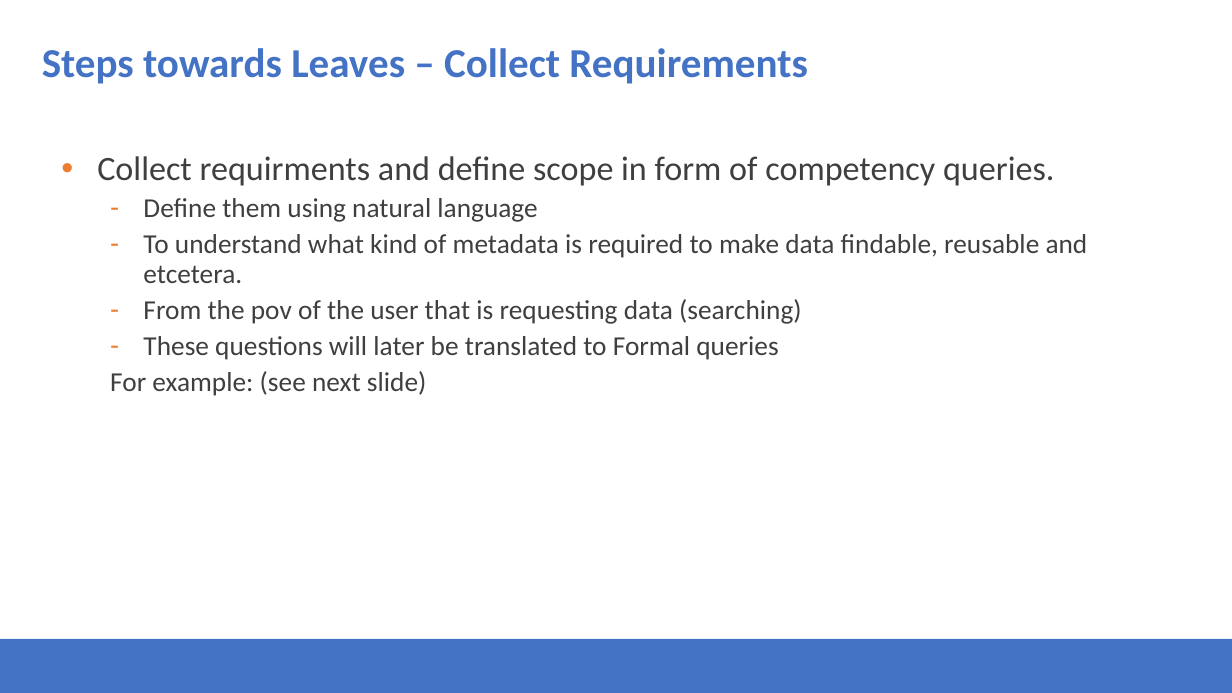
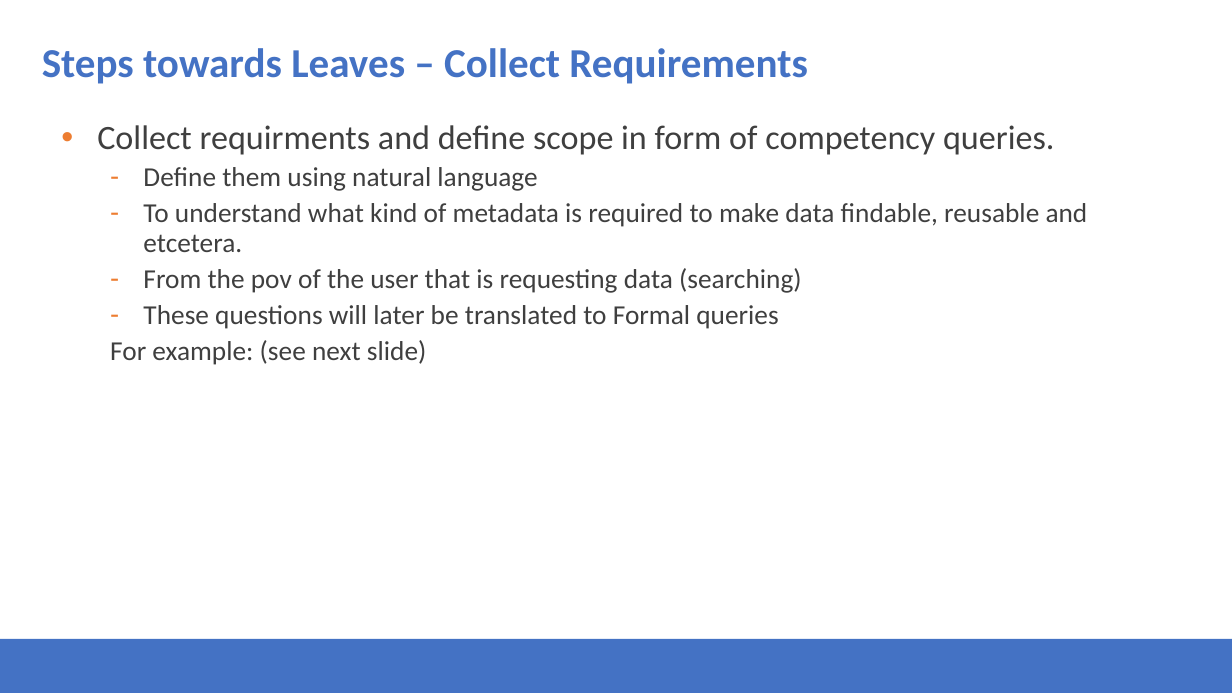
Before and after one commit to Health-RI/health-ri-metadata, a slide deck: slide 16 of Presentations/31082023HRI_Metadata_Schema_ImagingGroup_KickOff.pptx. Drawn at 1232x693 pixels with LibreOffice and Linux fonts; fonts in the diff are those of the drawing; background and template pictures are left out. Boxes give left, top, right and bottom in pixels: in the first picture for what was removed or moved away, otherwise in the second. Text is boxed around its words. In the diff, an @@ line names an element or a change of style, - is before the commit and + after.

```diff
--- a/Presentations/31082023HRI_Metadata_Schema_ImagingGroup_KickOff.pptx
+++ b/Presentations/31082023HRI_Metadata_Schema_ImagingGroup_KickOff.pptx
@@ text "Collect requirments and define scope ..." moved from (x1=97, y1=156, x2=1088, y2=396) to (x1=97, y1=125, x2=1088, y2=365) @@
```
Also in this commit, not shown: 16 other slides changed, 1 slide removed.
